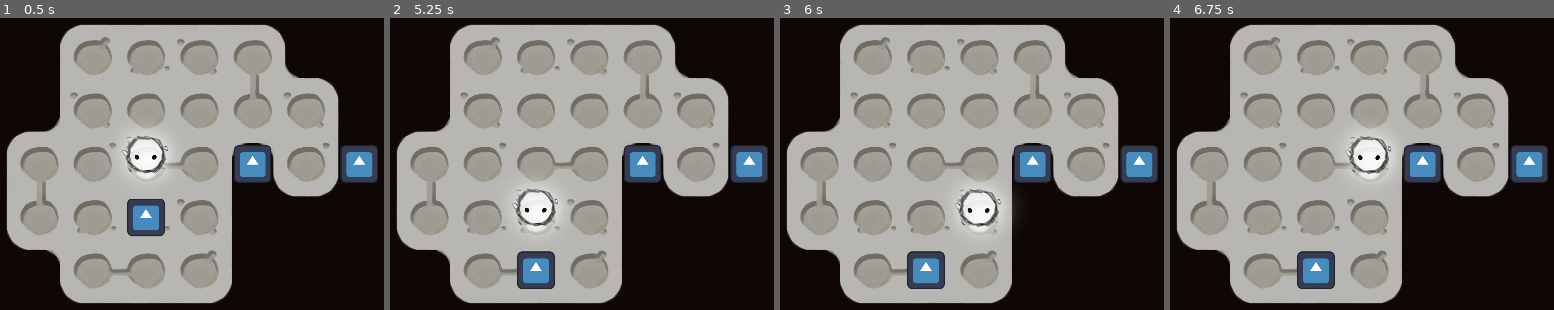
Above: before the commit, frames 1-4 (left to right).
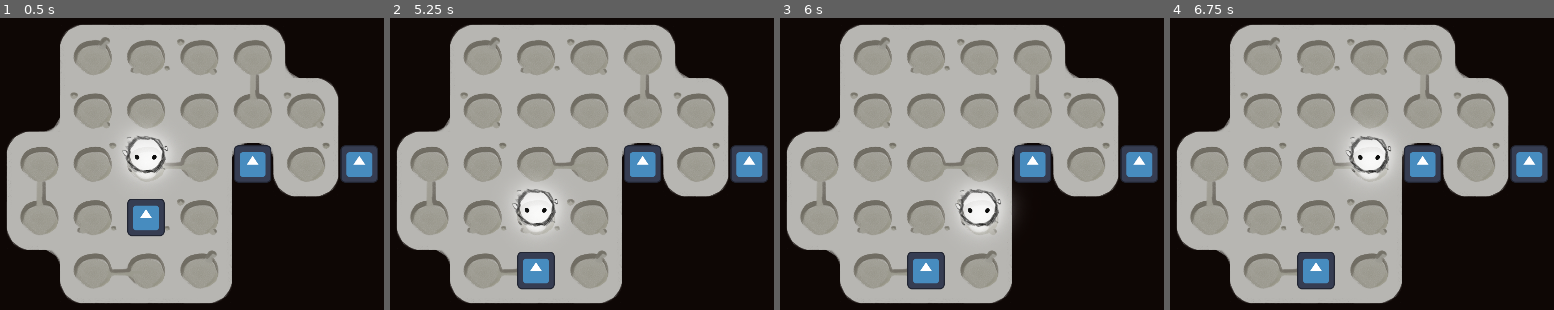
Above: after the commit, the same moments.

Repository: Lukko-Digital/brackeys-jam-2025-1
Game: Godot game, scene res://src/main.tscn
The game is run twice, just before and just after one commit, with the same random seed, the same clock (stepped at 60 frames per second) and the same inputs. The engine's default icon, where the game draws it, is replaced by a stand-in: a white triangle on a blue panel in a dark square.
Inputs:
- Up to frame 1 (0.5 s): no input
- Up to frame 2 (5.25 s): tap Enter at 0.5, 2, 3.5 s; hold D (right) 0.53-1.28 s; tap Space at 1.25, 2.75, 4.25 s; hold S (down) 1.28-2.03 s; hold D (right) 2.03-2.78 s; hold W (up) 2.78-3.53 s; hold A (left) 3.53-5.03 s; hold S (down) from 5.03 s (still down)
- Up to frame 3 (6 s): release S (down) at 5.78 s; hold D (right) from 5.78 s (still down)
- Up to frame 4 (6.75 s): release D (right) at 6.53 s; hold W (up) from 6.53 s (still down)

Frame 1 is identical in both runs. In frame 2, 0.1% of the frame differs, in the area x 32-44%, y 58-94%; in frame 3, 0.1%; in frame 4, 0.1%, in the area x 33-58%, y 40-94%.

Commit message:
increase speed

Diff:
--- a/src/moveable.gd
+++ b/src/moveable.gd
@@ -1,7 +1,7 @@
 extends Area2D
 class_name Moveable
 
-const MOVE_LERP_SPEED = 20
+const MOVE_LERP_SPEED = 25
 # Threshold between current position and target position that the moveable with stop moving if within
 const MOVE_DISTANCE_THRESHOLD = 2
 
